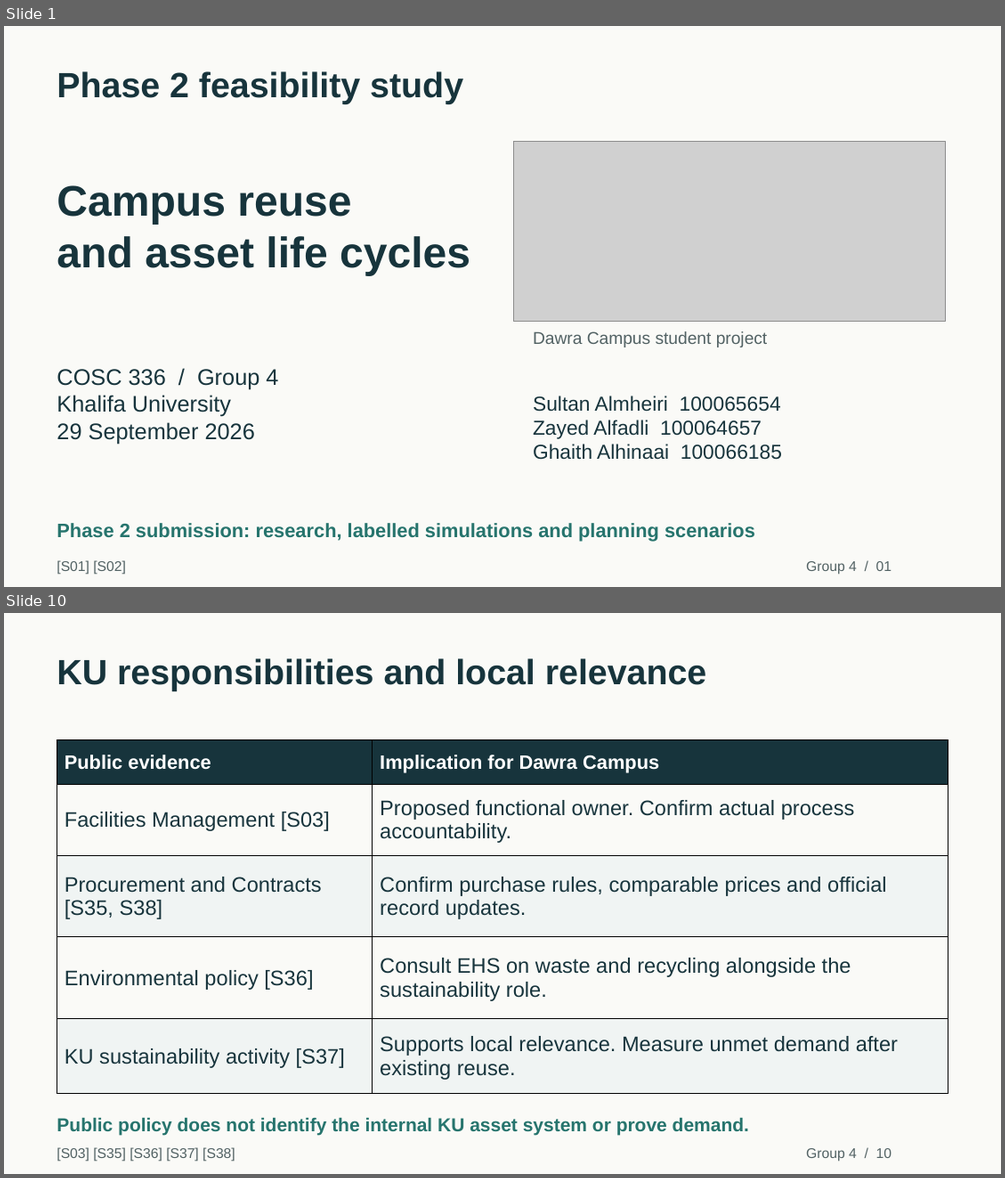
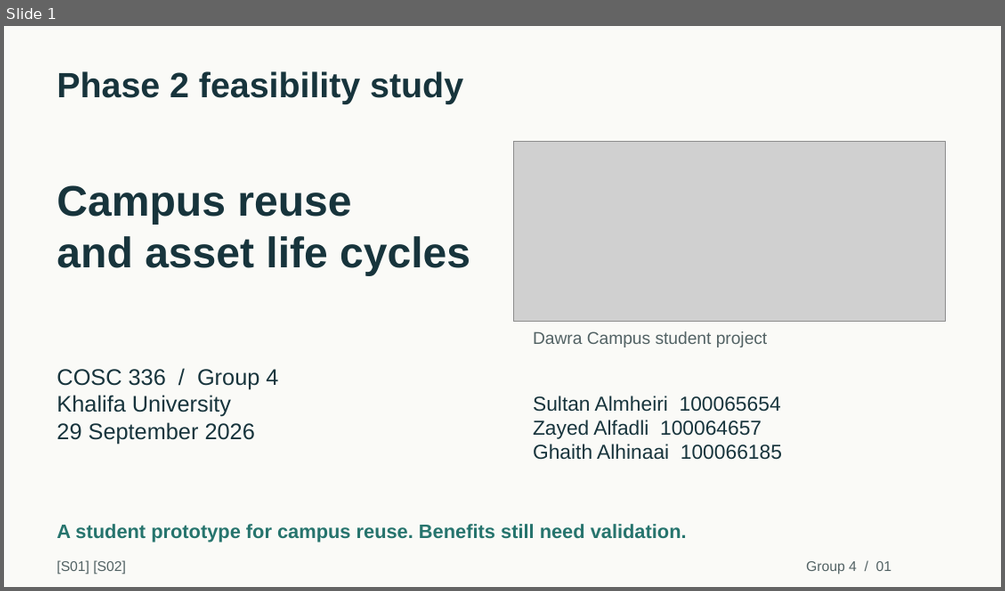
Before and after one commit to duqins/ITS, a slide deck: docs/phase2/final/Dawra_Campus_Phase2_Presentation.pptx. Shown one above the other, each under a label of ours: slides 1 and 10 before the commit, slide 1 after it; the slides between them are not shown. The pictures are 1005x1178 and 1005x591 pixels, drawn with LibreOffice and Linux fonts; fonts in the diff are those of the drawing; grey boxes stand for pictures. Boxes give left, top, right and bottom in pixels: in the first picture for what was removed or moved away, otherwise in the second. Text is boxed around its words. In the diff, an @@ line names an element or a change of style, - is before the commit and + after.

Commit message:
docs(phase2): shorten class presentation to 12 slides

```diff
--- a/docs/phase2/final/Dawra_Campus_Phase2_Presentation.pptx
+++ b/docs/phase2/final/Dawra_Campus_Phase2_Presentation.pptx
@@ slide 10 removed at box(4, 613, 1001, 1174), background #FAFAF7 @@
@@ text removed at box(57, 658, 706, 691) @@
-KU responsibilities and local relevance
@@ table removed at box(57, 740, 948, 1094), 5 rows, 2 columns @@
-Public evidence | Implication for Dawra Campus
-Facilities Management [S03] | Proposed functional owner. Confirm actual process accountability.
-Procurement and Contracts [S35, S38] | Confirm purchase rules, comparable prices and official record updates.
-Environmental policy [S36] | Consult EHS on waste and recycling alongside the sustainability role.
-KU sustainability activity [S37] | Supports local relevance. Measure unmet demand after existing reuse.
@@ text removed at box(57, 1117, 749, 1135) @@
-Public policy does not identify the internal KU asset system or prove demand.
@@ text removed at box(57, 1147, 235, 1161) @@
-[S03] [S35] [S36] [S37] [S38]
@@ text removed at box(806, 1148, 891, 1161) @@
-Group 4 / 10
@@ slide 1 changed as well @@
@@ text at box(57, 524, 687, 542): text changed @@
-Phase 2 submission: research, labelled simulations and planning scenarios
+A student prototype for campus reuse. Benefits still need validation.
```
Also in this commit, not shown: 3 other slides changed, 8 slides added, 47 other slides removed, 3 other files.
